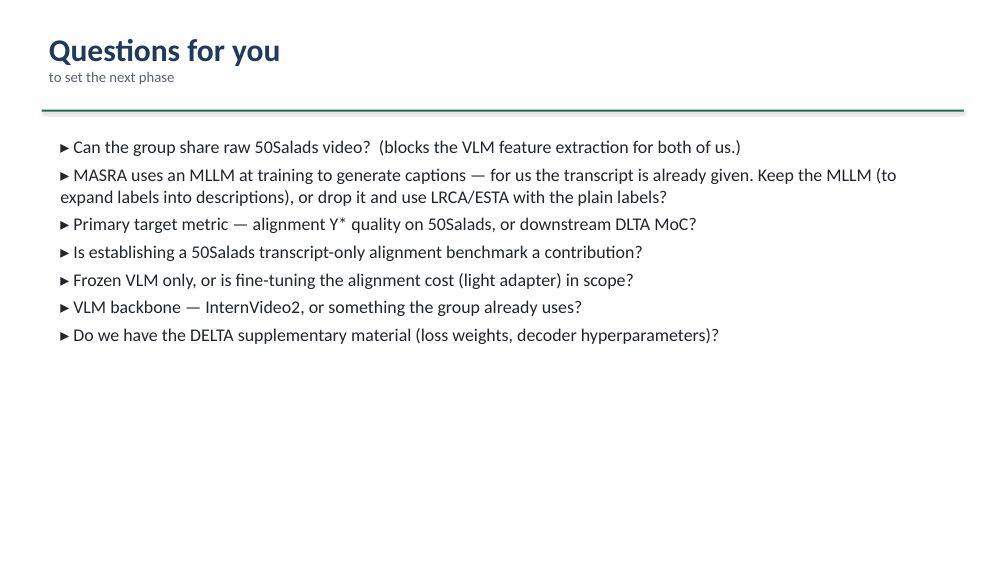
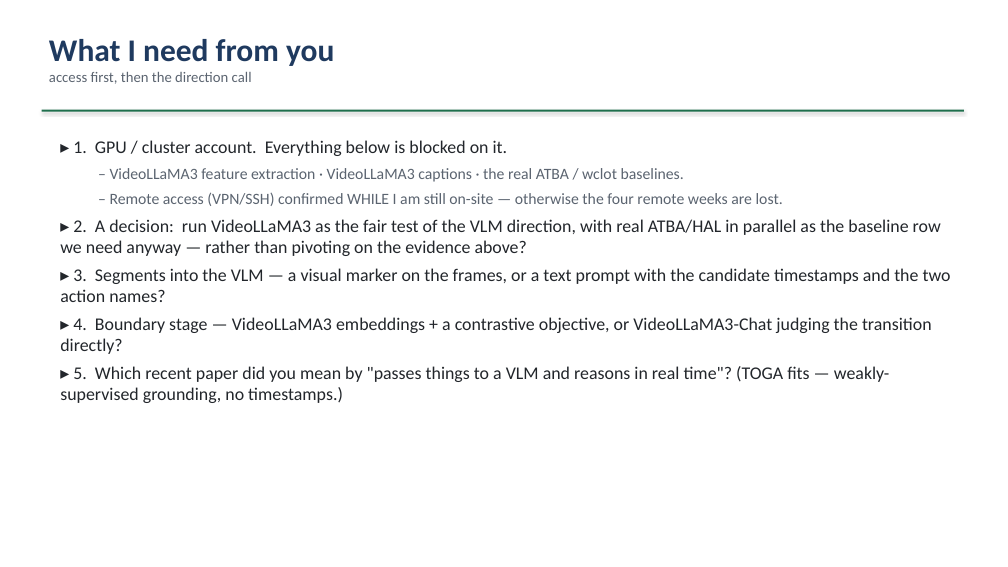
Before and after one commit to epayaslii/DELTA, a slide deck: slide 20 of slides/DELTA_progress.pptx. Drawn at 1008x567 pixels with LibreOffice and Linux fonts; fonts in the diff are those of the drawing. Boxes give left, top, right and bottom in pixels: in the first picture for what was removed or moved away, otherwise in the second. Text is boxed around its words. In the diff, an @@ line names an element or a change of style, - is before the commit and + after.

Commit message:
Update the deck with measured results
The back half was still the pre-measurement plan (InternVideo2, "chase raw 50S
video", an M1-M7 schedule) with no numbers in it. Replaced with a results
section and refreshed the opening summary and takeaways.

New: the headline table (every method vs the naive-uniform floor), the
diagnostic evidence for why (0.94 frame similarity, 27% on the hard semantic
test, the self-confirmation trace), what the results do and don't imply, the
build/test status, and the asks -- GPU access with remote access confirmed
before the on-site weeks end, plus the direction call.

States plainly that 67 passing tests show the code is correct on synthetic
data, not that the method works.

```diff
--- a/slides/DELTA_progress.pptx
+++ b/slides/DELTA_progress.pptx
@@ text at [49, 39, 334, 84]: text changed @@
-Questions for you
-to set the next phase
+What I need from you
+access first, then the direction call
@@ text at [60, 140, 951, 403]: text changed @@
-▸ Can the group share raw 50Salads video? (blocks the VLM feature extraction for both of us.)
-▸ MASRA uses an MLLM at training to generate captions — for us the transcript is already given. Keep the MLLM (to expand labels into descriptions), or drop it and use LRCA/ESTA with the plain labels?
-▸ Primary target metric — alignment Y* quality on 50Salads, or downstream DLTA MoC?
-▸ Is establishing a 50Salads transcript-only alignment benchmark a contribution?
-▸ Frozen VLM only, or is fine-tuning the alignment cost (light adapter) in scope?
-▸ VLM backbone — InternVideo2, or something the group already uses?
-▸ Do we have the DELTA supplementary material (loss weights, decoder hyperparameters)?
+▸ 1. GPU / cluster account. Everything below is blocked on it.
+  – VideoLLaMA3 feature extraction · VideoLLaMA3 captions · the real ATBA / wclot baselines.
+  – Remote access (VPN/SSH) confirmed WHILE I am still on-site — otherwise the four remote weeks are lost.
+▸ 2. A decision: run VideoLLaMA3 as the fair test of the VLM direction, with real ATBA/HAL in parallel as the baseline row we need anyway — rather than pivoting on the evidence above?
+▸ 3. Segments into the VLM — a visual marker on the frames, or a text prompt with the candidate timestamps and the two action names?
+▸ 4. Boundary stage — VideoLLaMA3 embeddings + a contrastive objective, or VideoLLaMA3-Chat judging the transition directly?
+▸ 5. Which recent paper did you mean by "passes things to a VLM and reasons in real time"? (TOGA fits — weakly-supervised grounding, no timestamps.)
```
Also in this commit, not shown: 2 other slides changed, 5 slides added, 5 slides removed, 1 other file.
